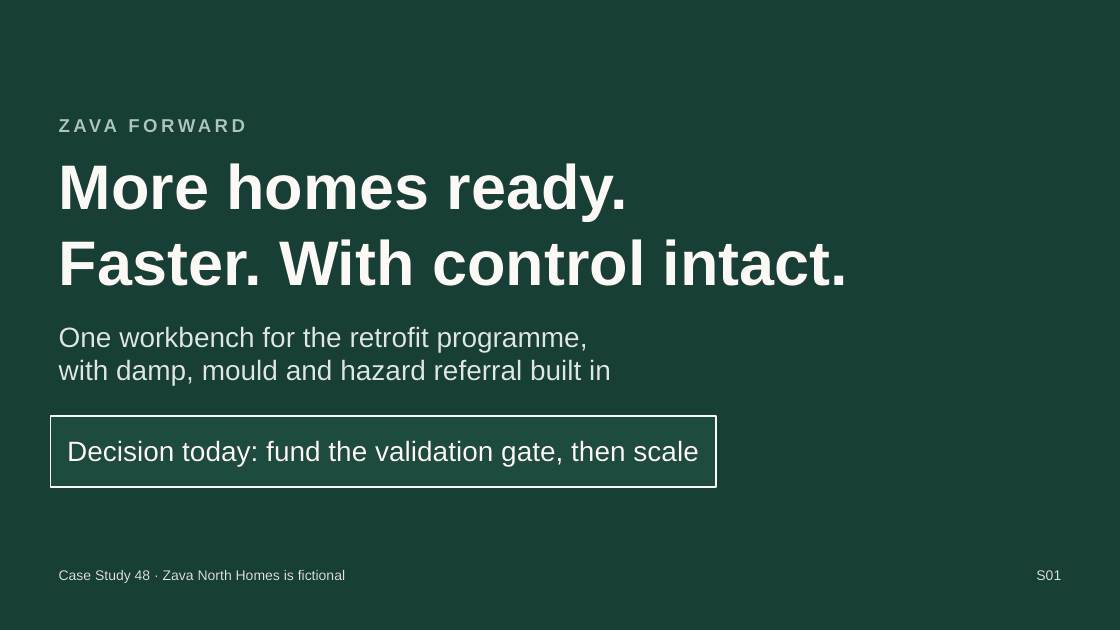
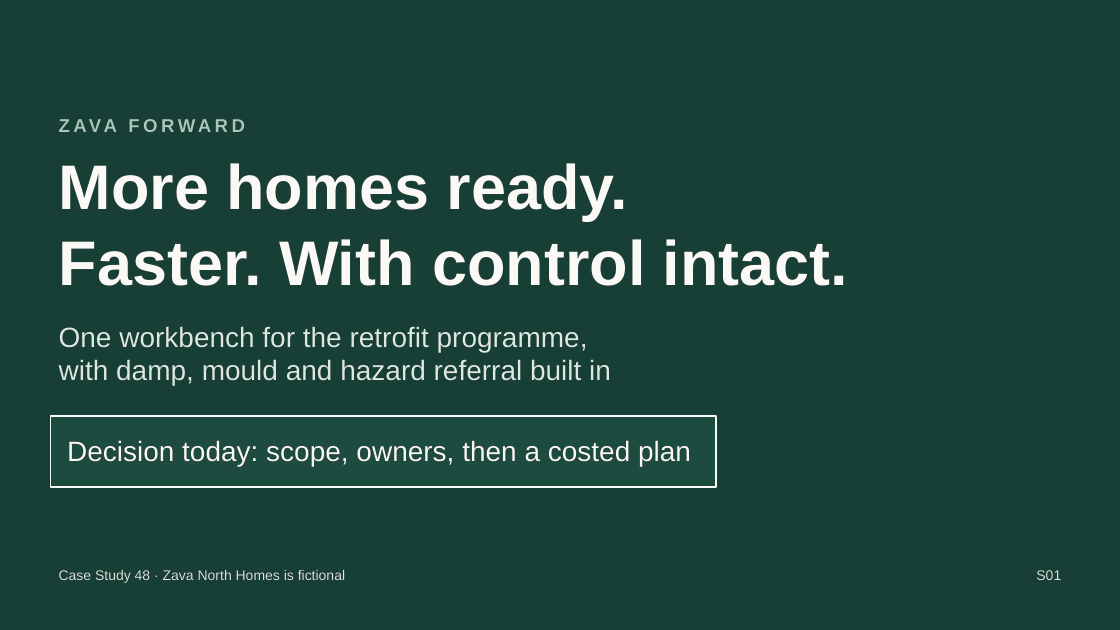
Before and after one commit to jmservera/ama, a slide deck: slide 1 of docs/capstone/deck/zava-forward-cowork-v2-draft.pptx. Drawn at 1120x630 pixels with LibreOffice and Linux fonts; fonts in the diff are those of the drawing; background and template pictures are left out. Boxes give left, top, right and bottom in pixels: in the first picture for what was removed or moved away, otherwise in the second. Text is boxed around its words. In the diff, an @@ line names an element or a change of style, - is before the commit and + after.

```diff
--- a/docs/capstone/deck/zava-forward-cowork-v2-draft.pptx
+++ b/docs/capstone/deck/zava-forward-cowork-v2-draft.pptx
@@ text at [67, 440, 691, 467]: text changed @@
-Decision today: fund the validation gate, then scale
+Decision today: scope, owners, then a costed plan
```
Also in this commit, not shown: 4 other slides changed, 3 slides added, 3 slides removed, 20 other files.
